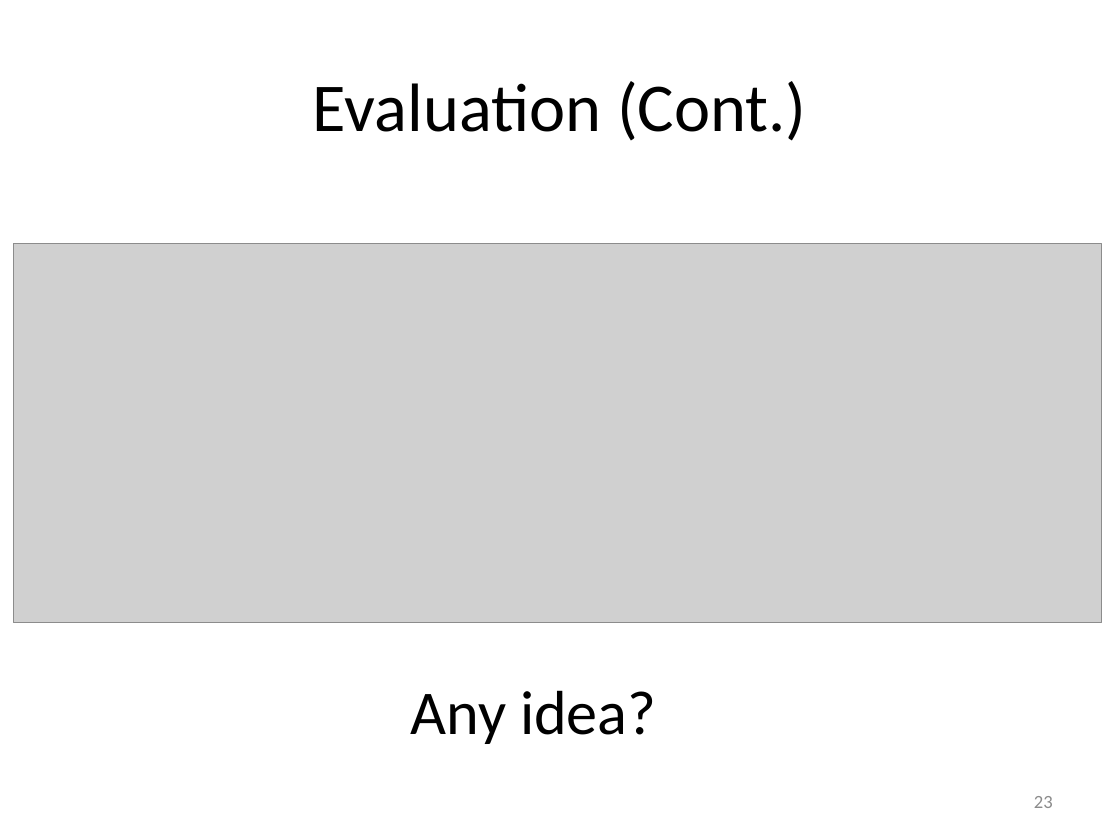
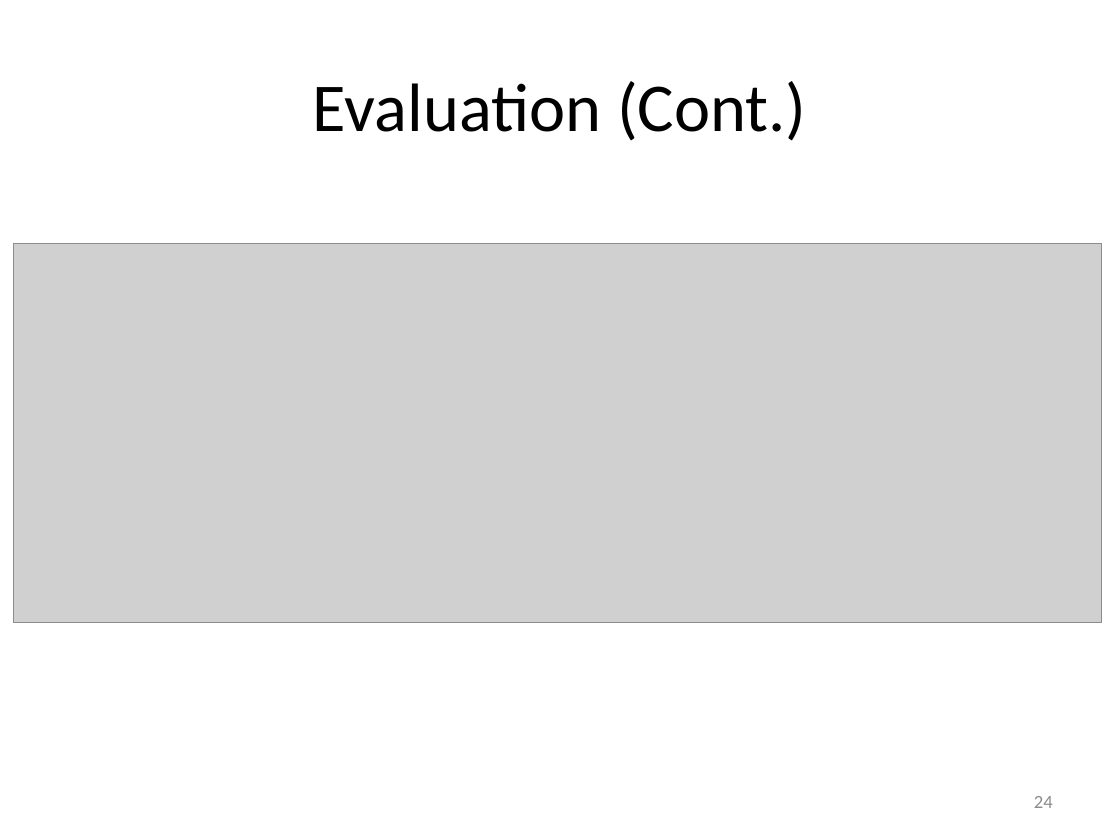
Before and after one commit to ChunChenLin/Paper_Reading, a slide deck: slide 24 of presentations/0317.pptx (slide 23 before the commit). Drawn at 1120x840 pixels with LibreOffice and Linux fonts; fonts in the diff are those of the drawing; grey boxes stand for pictures. Boxes give left, top, right and bottom in pixels: in the first picture for what was removed or moved away, otherwise in the second. Text is boxed around its words. In the diff, an @@ line names an element or a change of style, - is before the commit and + after.

```diff
--- a/presentations/0317.pptx
+++ b/presentations/0317.pptx
@@ text removed at [411,690,656,744] @@
-Any idea?
@@ page number at [1034,796,1053,808]: text changed @@
-23
+24
```
Also in this commit, not shown: 4 other slides changed, 2 slides added, 1 slide removed.
